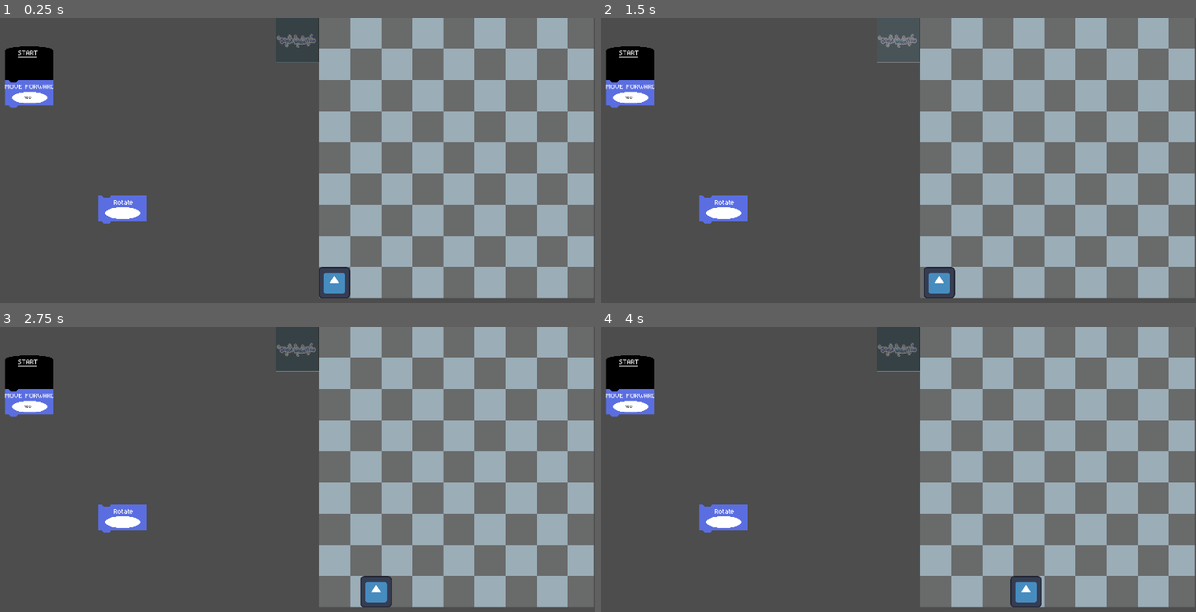
Above: before the commit, frames 1-4 (two rows, left to right).
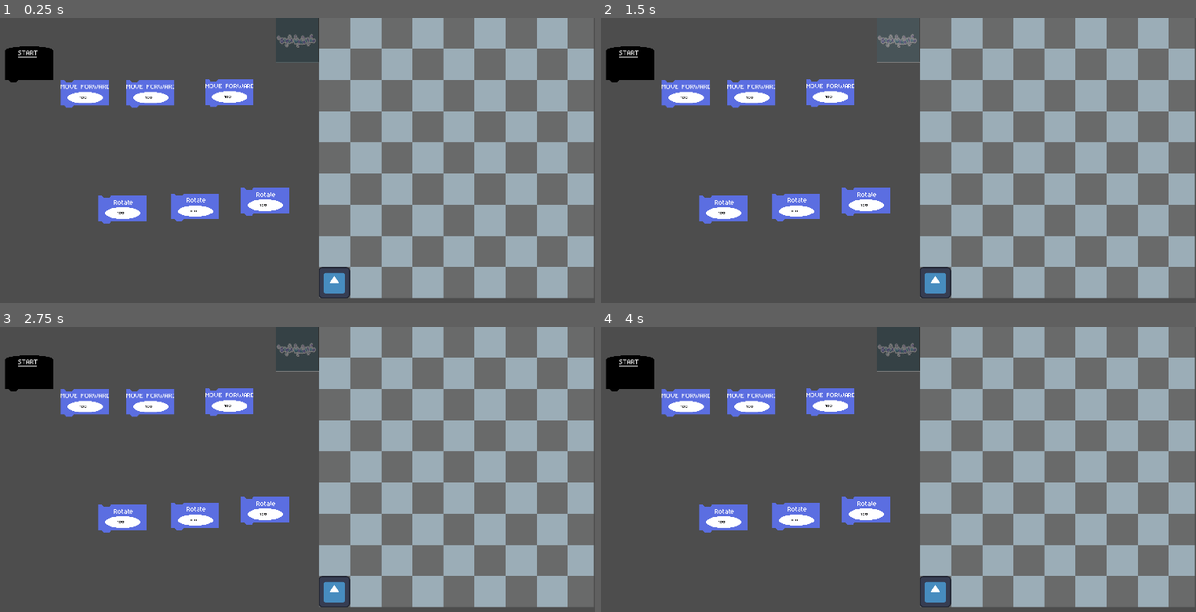
Above: after the commit, the same moments.

Repository: lostlp09/SIgnnalpuzzlegame
Game: Godot game, scene res://node_2d.tscn
Same seed, same stepped clock (60 frames per second), same inputs: the game is played once before the commit and once after it. The engine's default icon, where the game draws it, is replaced by a stand-in: a white triangle on a blue panel in a dark square.
Inputs (mouse positions are in pixels of both pictures, inside the frame that each line leads up to):
- Up to frame 1 (0.25 s): no input
- Up to frame 2 (1.5 s): click (630, 94) at 0.52 s; click (898, 40) at 1.25 s
- Up to frame 3 (2.75 s): tap Enter at 2 s; move the mouse to (422, 486) at 2.02 s; hold Right from 2.03 s (still down); tap Alt at 2.1 s
- Up to frame 4 (4 s): move the mouse to (755, 520) at 2.77 s; release Right at 2.78 s; hold Down 2.78-3.53 s; tap Shift at 2.85 s; move the mouse to (946, 426) at 3.52 s; hold Right from 3.53 s (still down); tap Alt at 3.6 s

The runs differ from the first frame. In frame 1, 4.4% of the frame differs, in the area x 0-49%, y 21-72%; in frame 2, 4.7%; in frame 3, 5.6%, in the area x 0-66%, y 21-99%; in frame 4, 5.6%.

Commit message:
added working Rotation +everythings works asynchronous

Diff:
--- a/new-game-project/allfmoverotatefunctions.gd
+++ b/new-game-project/allfmoverotatefunctions.gd
@@ -1,16 +1,14 @@
 extends Node
-
-
+var runningfunc = false
+var runningeverything = false
 func  move(a,Character)->void:
 	var anzahl = 96 * a
 	for i in range(0,anzahl):
-		print("hi")
 		Character.move_local_x(1)
 		await get_tree().create_timer(0.01).timeout
-
-
-	pass
-
-
-func  Rotate()->void:
-	pass
+	Allfmoverotatefunctions.runningfunc = false
+func  Rotate(a,Character)->void:
+	print(Character.rotation)
+	Character.rotation = deg_to_rad(a)
+	print(Character.rotation)
+	Allfmoverotatefunctions.runningfunc = false
--- a/new-game-project/node_2d.tscn
+++ b/new-game-project/node_2d.tscn
@@ -16,10 +16,10 @@
 [sub_resource type="StyleBoxEmpty" id="StyleBoxEmpty_kdubu"]
 
 [node name="Node2D" type="Node2D"]
-metadata/_edit_vertical_guides_ = [128.0, -832.0]
+metadata/_edit_vertical_guides_ = [128.0, -832.0, -389.0]
 
 [node name="Move" type="Sprite2D" parent="." groups=["move"]]
-position = Vector2(-197, 14)
+position = Vector2(-27, 14)
 scale = Vector2(2.305, 2.305)
 texture = ExtResource("1_0hol4")
 script = ExtResource("3_kdubu")
@@ -59,6 +59,88 @@
 scroll_v_scroll_speed = 9.435
 metadata/_edit_use_anchors_ = true
 
+[node name="Move2" type="Sprite2D" parent="." groups=["move"]]
+position = Vector2(174, 14)
+scale = Vector2(2.305, 2.305)
+texture = ExtResource("1_0hol4")
+script = ExtResource("3_kdubu")
+metadata/oldpos = Vector2(0, 0)
+
+[node name="Button" type="Button" parent="Move2"]
+offset_left = -32.0
+offset_top = -17.0
+offset_right = 32.0
+offset_bottom = 21.0
+flat = true
+metadata/_edit_use_anchors_ = true
+
+[node name="Area2D" type="Area2D" parent="Move2"]
+position = Vector2(-0.464576, -32.5203)
+scale = Vector2(4.104, 0.238)
+
+[node name="CollisionShape2D" type="CollisionShape2D" parent="Move2/Area2D"]
+position = Vector2(0, 133)
+shape = SubResource("RectangleShape2D_q6r6c")
+
+[node name="TextEdit" type="TextEdit" parent="Move2"]
+anchors_preset = -1
+anchor_top = 0.1875
+anchor_bottom = 0.1875
+offset_left = -7.43322
+offset_top = -9.21254
+offset_right = 103.777
+offset_bottom = 47.7875
+scale = Vector2(0.232997, 0.173329)
+theme_override_colors/background_color = Color(1, 1, 1, 0)
+theme_override_colors/font_color = Color(0, 0, 0, 1)
+theme_override_fonts/font = ExtResource("3_q6r6c")
+theme_override_font_sizes/font_size = 26
+theme_override_styles/normal = SubResource("StyleBoxEmpty_kdubu")
+text = "100"
+scroll_v_scroll_speed = 9.435
+metadata/_edit_use_anchors_ = true
+
+[node name="Move3" type="Sprite2D" parent="." groups=["move"]]
+position = Vector2(416, 12)
+scale = Vector2(2.305, 2.305)
+texture = ExtResource("1_0hol4")
+script = ExtResource("3_kdubu")
+metadata/oldpos = Vector2(0, 0)
+
+[node name="Button" type="Button" parent="Move3"]
+offset_left = -32.0
+offset_top = -17.0
+offset_right = 32.0
+offset_bottom = 21.0
+flat = true
+metadata/_edit_use_anchors_ = true
+
+[node name="Area2D" type="Area2D" parent="Move3"]
+position = Vector2(-0.464576, -32.5203)
+scale = Vector2(4.104, 0.238)
+
+[node name="CollisionShape2D" type="CollisionShape2D" parent="Move3/Area2D"]
+position = Vector2(0, 133)
+shape = SubResource("RectangleShape2D_q6r6c")
+
+[node name="TextEdit" type="TextEdit" parent="Move3"]
+anchors_preset = -1
+anchor_top = 0.1875
+anchor_bottom = 0.1875
+offset_left = -7.43322
+offset_top = -9.21254
+offset_right = 103.777
+offset_bottom = 47.7875
+scale = Vector2(0.232997, 0.173329)
+theme_override_colors/background_color = Color(1, 1, 1, 0)
+theme_override_colors/font_color = Color(0, 0, 0, 1)
+theme_override_fonts/font = ExtResource("3_q6r6c")
+theme_override_font_sizes/font_size = 26
+theme_override_styles/normal = SubResource("StyleBoxEmpty_kdubu")
+text = "100"
+scroll_v_scroll_speed = 9.435
+metadata/_edit_use_anchors_ = true
+
 [node name="StarTblock" type="Sprite2D" parent="." groups=["Startblock"]]
 position = Vector2(-197, -64)
 scale = Vector2(2.305, 2.305)
@@ -104,6 +186,104 @@
 [node name="CollisionShape2D" type="CollisionShape2D" parent="Rotateblock/Area2D"]
 position = Vector2(0, 133)
 shape = SubResource("RectangleShape2D_q6r6c")
+
+[node name="TextEdit" type="TextEdit" parent="Rotateblock"]
+anchors_preset = -1
+anchor_top = 0.1875
+anchor_bottom = 0.1875
+offset_left = -7.43322
+offset_top = -9.21254
+offset_right = 103.777
+offset_bottom = 47.7875
+scale = Vector2(0.232997, 0.173329)
+theme_override_colors/background_color = Color(1, 1, 1, 0)
+theme_override_colors/font_color = Color(0, 0, 0, 1)
+theme_override_fonts/font = ExtResource("3_q6r6c")
+theme_override_font_sizes/font_size = 26
+theme_override_styles/normal = SubResource("StyleBoxEmpty_kdubu")
+text = "100"
+scroll_v_scroll_speed = 9.435
+metadata/_edit_use_anchors_ = true
+
+[node name="Rotateblock2" type="Sprite2D" parent="." groups=["Rotate"]]
+position = Vector2(311, 362)
+scale = Vector2(2.305, 2.305)
+texture = ExtResource("4_d21ai")
+script = ExtResource("3_kdubu")
+metadata/oldpos = Vector2(0, 0)
+
+[node name="Button" type="Button" parent="Rotateblock2"]
+offset_left = -32.288
+offset_top = -19.7445
+offset_right = 31.712
+offset_bottom = 24.2555
+flat = true
+
+[node name="Area2D" type="Area2D" parent="Rotateblock2"]
+position = Vector2(-0.464576, -32.5203)
+scale = Vector2(4.104, 0.238)
+
+[node name="CollisionShape2D" type="CollisionShape2D" parent="Rotateblock2/Area2D"]
+position = Vector2(0, 133)
+shape = SubResource("RectangleShape2D_q6r6c")
+
+[node name="TextEdit" type="TextEdit" parent="Rotateblock2"]
+anchors_preset = -1
+anchor_top = 0.1875
+anchor_bottom = 0.1875
+offset_left = -7.43322
+offset_top = -9.21254
+offset_right = 103.777
+offset_bottom = 47.7875
+scale = Vector2(0.232997, 0.173329)
+theme_override_colors/background_color = Color(1, 1, 1, 0)
+theme_override_colors/font_color = Color(0, 0, 0, 1)
+theme_override_fonts/font = ExtResource("3_q6r6c")
+theme_override_font_sizes/font_size = 26
+theme_override_styles/normal = SubResource("StyleBoxEmpty_kdubu")
+text = "100"
+scroll_v_scroll_speed = 9.435
+metadata/_edit_use_anchors_ = true
+
+[node name="Rotateblock3" type="Sprite2D" parent="." groups=["Rotate"]]
+position = Vector2(525, 344)
+scale = Vector2(2.305, 2.305)
+texture = ExtResource("4_d21ai")
+script = ExtResource("3_kdubu")
+metadata/oldpos = Vector2(0, 0)
+
+[node name="Button" type="Button" parent="Rotateblock3"]
+offset_left = -32.288
+offset_top = -19.7445
+offset_right = 31.712
+offset_bottom = 24.2555
+flat = true
+
+[node name="Area2D" type="Area2D" parent="Rotateblock3"]
+position = Vector2(-0.464576, -32.5203)
+scale = Vector2(4.104, 0.238)
+
+[node name="CollisionShape2D" type="CollisionShape2D" parent="Rotateblock3/Area2D"]
+position = Vector2(0, 133)
+shape = SubResource("RectangleShape2D_q6r6c")
+
+[node name="TextEdit" type="TextEdit" parent="Rotateblock3"]
+anchors_preset = -1
+anchor_top = 0.1875
+anchor_bottom = 0.1875
+offset_left = -7.43322
+offset_top = -9.21254
+offset_right = 103.777
+offset_bottom = 47.7875
+scale = Vector2(0.232997, 0.173329)
+theme_override_colors/background_color = Color(1, 1, 1, 0)
+theme_override_colors/font_color = Color(0, 0, 0, 1)
+theme_override_fonts/font = ExtResource("3_q6r6c")
+theme_override_font_sizes/font_size = 26
+theme_override_styles/normal = SubResource("StyleBoxEmpty_kdubu")
+text = "100"
+scroll_v_scroll_speed = 9.435
+metadata/_edit_use_anchors_ = true
 
 [node name="Camera2D" type="Camera2D" parent="."]
 position = Vector2(577, 325)
--- a/new-game-project/sprite_2d_2.gd
+++ b/new-game-project/sprite_2d_2.gd
@@ -2,6 +2,7 @@
 @onready var player = $"../Sprite2D"
 @onready var button =$Button
 @onready var Startchild = $"../StarTblock/all children"
+
 
 # Called when the node enters the scene tree for the first time.
 func _ready() -> void:
@@ -12,10 +13,23 @@
 func _process(delta: float) -> void:
 	pass
 func start()-> void:
+	var blockslist  = 0
+
 	print("hi")
-	for i in Startchild.get_children():
-		if i.is_in_group("move"):
-			var anzahl = int(i.get_child(2).text)
+
+	while  Startchild.get_child(blockslist) != null:
+		if Startchild.get_child(blockslist).is_in_group("move") and  Allfmoverotatefunctions.runningfunc == false:
+
+			var anzahl = int(Startchild.get_child(blockslist).get_child(2).text)
 			Allfmoverotatefunctions.move(anzahl,player)
-		elif i.is_in_group("Rotate"):
-			pass
+			Allfmoverotatefunctions.runningfunc = true
+			blockslist += 1
+		elif Startchild.get_child(blockslist).is_in_group("Rotate")  and Allfmoverotatefunctions.runningfunc == false :
+
+			var degree = int(Startchild.get_child(blockslist).get_child(2).text)
+			Allfmoverotatefunctions.runningfunc = true
+			Allfmoverotatefunctions.Rotate(degree,player)
+			blockslist += 1
+		else:
+			await get_tree().create_timer(0.1).timeout
+			print("test")
--- a/new-game-project/star_tblock.gd
+++ b/new-game-project/star_tblock.gd
@@ -16,7 +16,6 @@
 func pressed()->void:
 	mousepressed = true
 func unpressed()->void:
-
 	if area.has_overlapping_areas():
 		var otherareas = area.get_overlapping_areas()
 
@@ -65,6 +64,7 @@
 			i.position.y += 78 * steigen
 
 
+
 	else:
 
 		if self.get_parent() == allchildren:
